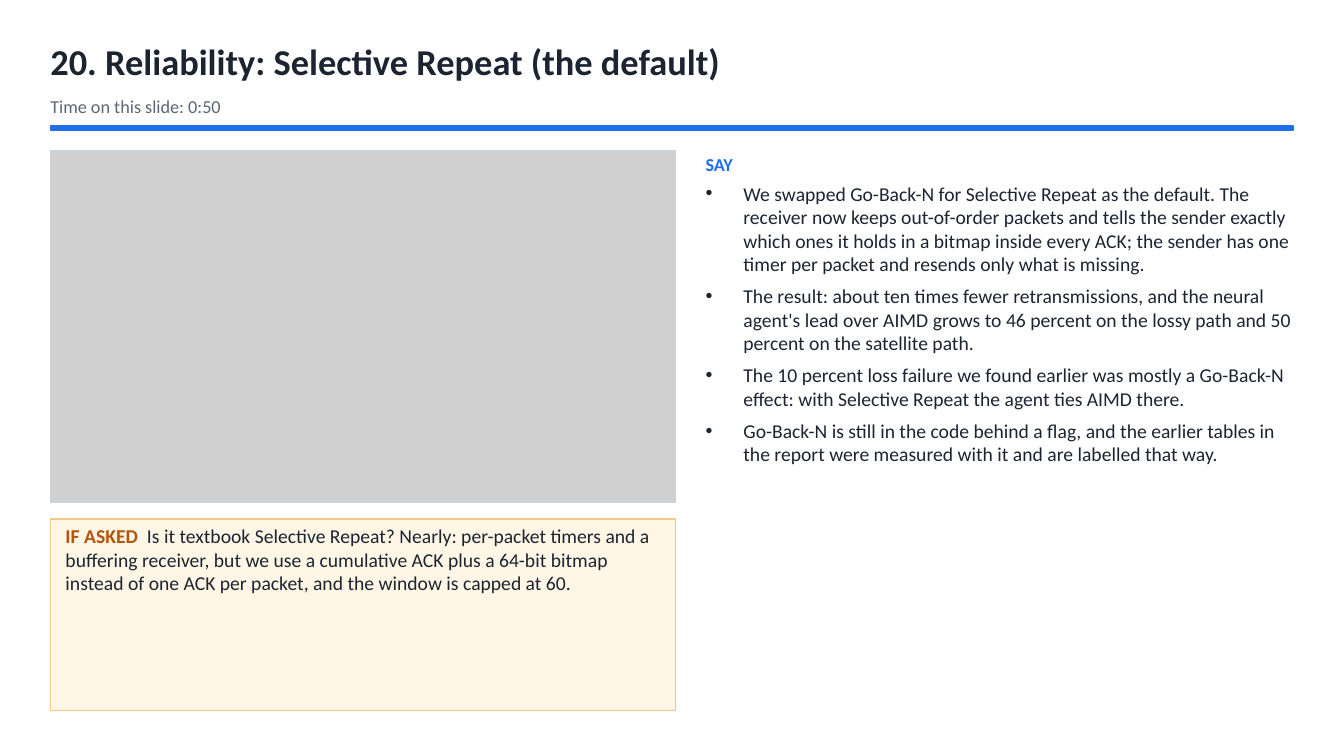
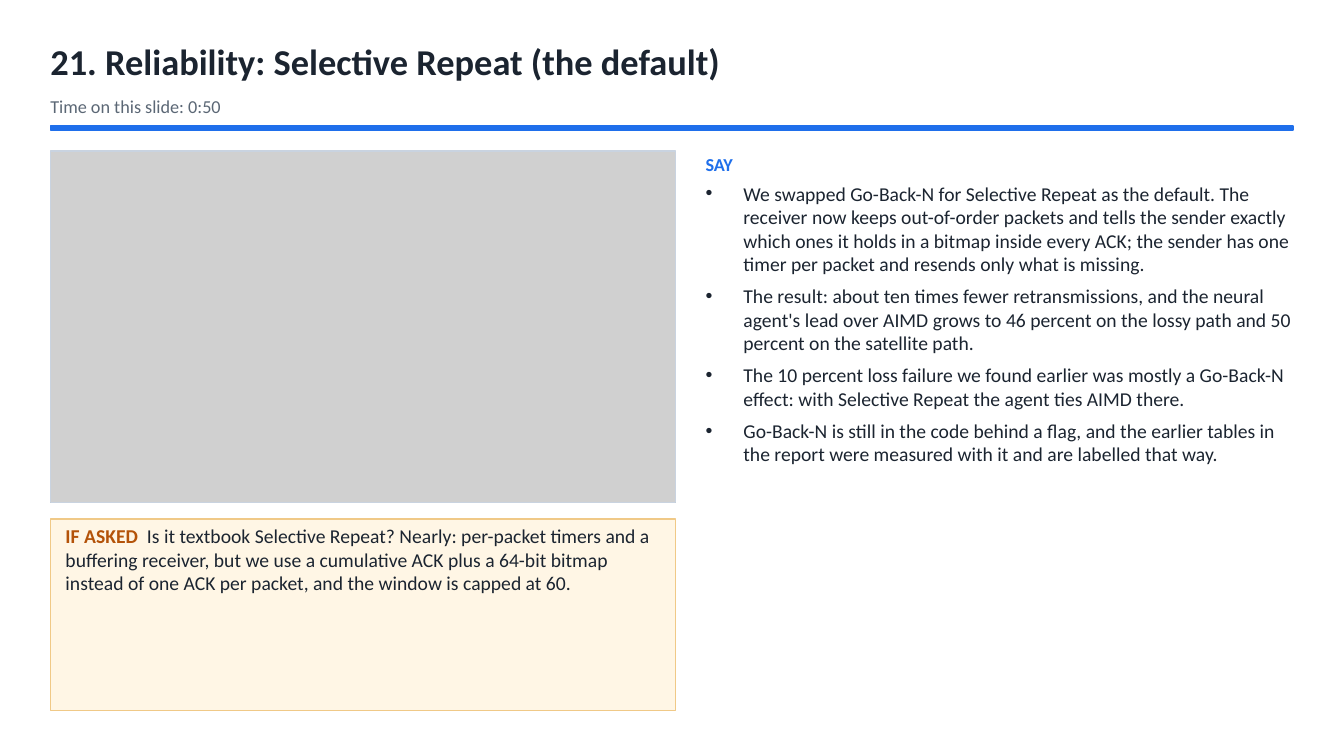
Before and after one commit to Capsturrrr/REPLIC, a slide deck: slide 23 of docs/final/RUDP_Host_Guide.pptx (slide 22 before the commit). Drawn at 1344x756 pixels with LibreOffice and Linux fonts; fonts in the diff are those of the drawing; grey boxes stand for pictures. Boxes give left, top, right and bottom in pixels: in the first picture for what was removed or moved away, otherwise in the second. Text is boxed around its words. In the diff, an @@ line names an element or a change of style, - is before the commit and + after.

```diff
--- a/docs/final/RUDP_Host_Guide.pptx
+++ b/docs/final/RUDP_Host_Guide.pptx
@@ text at bbox=[50, 48, 720, 81]: text changed @@
-20. Reliability: Selective Repeat (the default)
+21. Reliability: Selective Repeat (the default)
```
Also in this commit, not shown: 37 other slides changed, 1 slide added, 6 other files.
